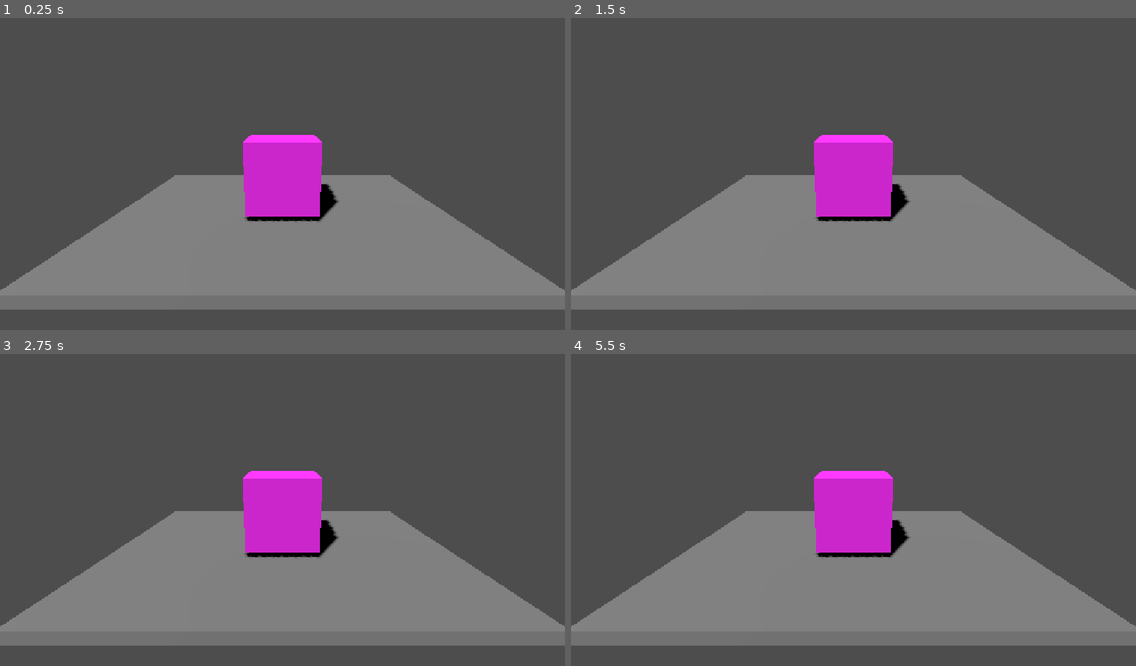
Above: before the commit, frames 1-4 (two rows, left to right).
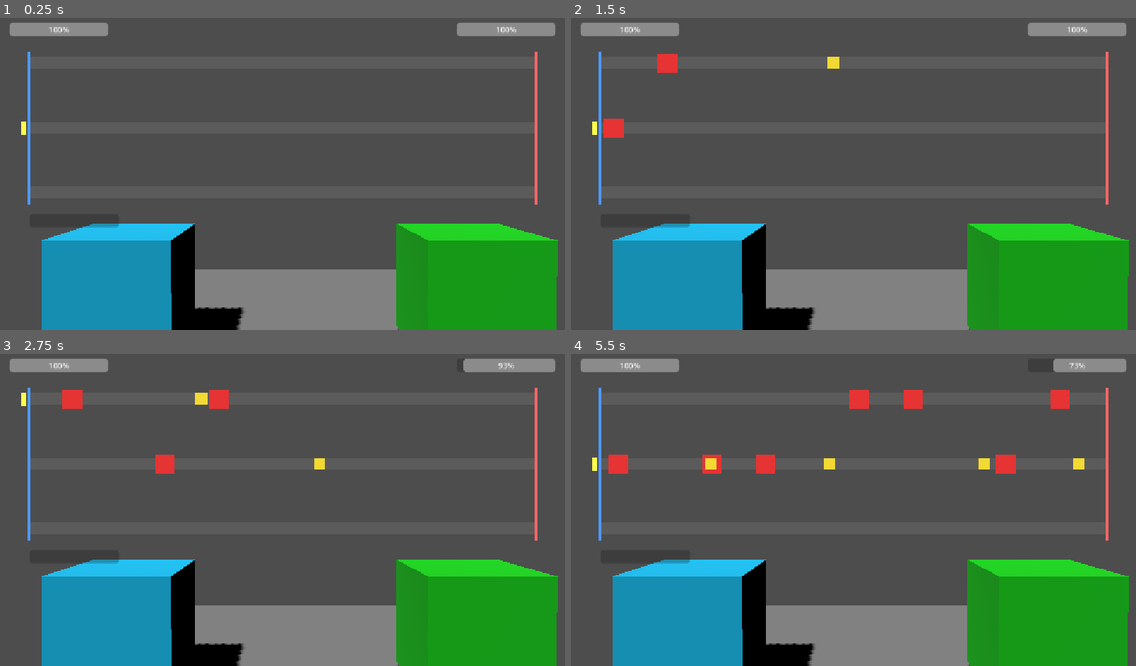
Above: after the commit, the same moments.

Repository: Raphael-Gregori/JamJam
Game: Godot game, scene res://main_scene.tscn
Same seed, same stepped clock (60 frames per second), same inputs: the game is played once before the commit and once after it.
Inputs:
- Up to frame 1 (0.25 s): no input
- Up to frame 2 (1.5 s): tap Enter at 0.5 s; hold W (lane_select_up, bound only after the commit) 0.53-1.28 s; hold Q (combat_action_fast, bound only after the commit) 0.53-1.28 s; tap E (combat_action_heavy, bound only after the commit) at 0.8, 1.35 s; hold S (lane_select_down, bound only after the commit) from 1.28 s (still down)
- Up to frame 3 (2.75 s): tap Q (combat_action_fast, bound only after the commit) at 1.55 s; release S (lane_select_down, bound only after the commit) at 2.03 s; hold W (lane_select_up, bound only after the commit) from 2.03 s (still down); hold Q (combat_action_fast, bound only after the commit) from 2.03 s (still down); tap E (combat_action_heavy, bound only after the commit) at 2.3 s
- Up to frame 4 (5.5 s): release Q (combat_action_fast, bound only after the commit) at 2.78 s; tap E (combat_action_heavy, bound only after the commit) at 2.85, 3.8, 4.35, 5.3 s; tap Q (combat_action_fast, bound only after the commit) at 3.05, 4.55 s; release W (lane_select_up, bound only after the commit) at 3.53 s; hold Q (combat_action_fast, bound only after the commit) 3.53-4.28 s; hold S (lane_select_down, bound only after the commit) from 3.53 s (still down); hold Q (combat_action_fast, bound only after the commit) from 5.03 s (still down)

The runs differ from the first frame. In frame 1, 39% of the frame differs, in the area x 0-100%, y 1-100%; in frame 2, 39%; in frame 3, 39%; in frame 4, 40%.

Commit message:
first draft of combat zone

Diff:
--- a/jamjam_godot_project/nouveau-projet-de-jeu/main_scene.tscn
+++ b/jamjam_godot_project/nouveau-projet-de-jeu/main_scene.tscn
@@ -1,4 +1,8 @@
 [gd_scene format=3 uid="uid://h6xo0ity208q"]
+
+[ext_resource type="Script" uid="uid://op13pqc7e7xr" path="res://p_1.gd" id="1_0f027"]
+[ext_resource type="Script" uid="uid://lmtheqghinio" path="res://p_2.gd" id="2_gyfs4"]
+[ext_resource type="Script" uid="uid://doj13ka3wtnq4" path="res://turn.gd" id="2_turn"]
 
 [sub_resource type="BoxMesh" id="BoxMesh_14and"]
 
@@ -7,16 +11,19 @@
 [sub_resource type="BoxMesh" id="BoxMesh_uj0um"]
 
 [sub_resource type="StandardMaterial3D" id="StandardMaterial3D_14and"]
-albedo_color = Color(1, 0.15686275, 1, 1)
+albedo_color = Color(6.545782e-06, 0.69915295, 0.88087183, 1)
 
 [sub_resource type="BoxShape3D" id="BoxShape3D_14and"]
+
+[sub_resource type="StandardMaterial3D" id="StandardMaterial3D_7jxi0"]
+albedo_color = Color(7.941574e-06, 0.75521064, 0.04102324, 1)
 
 [node name="Node3D" type="Node3D" unique_id=929869374]
 
 [node name="Camera3D" type="Camera3D" parent="." unique_id=937476976]
-transform = Transform3D(1, 0, 0, 0, 0.9690435, 0.24689001, 0, -0.24689001, 0.9690435, 0, 1.5973608, 3.7640293)
+transform = Transform3D(1, 0, 0, 0, 0.9998558, 0.016982391, 0, -0.016982391, 0.9998558, 0, 1.7345198, 5.4509287)
 current = true
-fov = 62.500168
+fov = 37.094563
 size = 2.99
 
 [node name="plane" type="MeshInstance3D" parent="." unique_id=1282009820]
@@ -29,14 +36,26 @@
 transform = Transform3D(1, 0, 0, 0, 1, 0, 0, 0, 0.99999994, 0, 0, 0)
 shape = SubResource("BoxShape3D_uj0um")
 
-[node name="MeshInstance3D" type="MeshInstance3D" parent="." unique_id=369839782]
-transform = Transform3D(1, 0, 0, 0, 1, 0, 0, 0, 1, 0, 0.6392977, 0)
+[node name="P1" type="MeshInstance3D" parent="." unique_id=369839782]
+transform = Transform3D(1, 0, 0, 0, 1, 0, 0, 0, 1, -1.3593531, 0.6392977, 1.306834)
 mesh = SubResource("BoxMesh_uj0um")
 surface_material_override/0 = SubResource("StandardMaterial3D_14and")
+script = ExtResource("1_0f027")
 
-[node name="StaticBody3D" type="StaticBody3D" parent="MeshInstance3D" unique_id=654527161]
+[node name="StaticBody3D" type="StaticBody3D" parent="P1" unique_id=654527161]
 
-[node name="CollisionShape3D" type="CollisionShape3D" parent="MeshInstance3D/StaticBody3D" unique_id=1870304383]
+[node name="CollisionShape3D" type="CollisionShape3D" parent="P1/StaticBody3D" unique_id=1870304383]
+shape = SubResource("BoxShape3D_14and")
+
+[node name="P2" type="MeshInstance3D" parent="." unique_id=1008269717]
+transform = Transform3D(1, 0, 0, 0, 1, 0, 0, 0, 1, 1.6215904, 0.6392977, 1.306834)
+mesh = SubResource("BoxMesh_uj0um")
+surface_material_override/0 = SubResource("StandardMaterial3D_7jxi0")
+script = ExtResource("2_gyfs4")
+
+[node name="StaticBody3D" type="StaticBody3D" parent="P2" unique_id=1093758040]
+
+[node name="CollisionShape3D" type="CollisionShape3D" parent="P2/StaticBody3D" unique_id=1032953825]
 shape = SubResource("BoxShape3D_14and")
 
 [node name="WorldEnvironment" type="WorldEnvironment" parent="." unique_id=741576923]
@@ -44,3 +63,116 @@
 [node name="DirectionalLight3D" type="DirectionalLight3D" parent="WorldEnvironment" unique_id=1996916273]
 transform = Transform3D(0.87867177, 0.35946983, -0.31419322, 0, 0.65809774, 0.7529325, 0.47742638, -0.6615805, 0.5782519, -4.76976, 1.5456545, 1.4126562)
 shadow_enabled = true
+
+[node name="CombatHUD" type="CanvasLayer" parent="." unique_id=2001000001]
+
+[node name="Root" type="Control" parent="CombatHUD" unique_id=2001000002]
+layout_mode = 3
+anchors_preset = 15
+anchor_right = 1.0
+anchor_bottom = 1.0
+grow_horizontal = 2
+grow_vertical = 2
+mouse_filter = 2
+script = ExtResource("2_turn")
+
+[node name="Lane0" type="ColorRect" parent="CombatHUD/Root" unique_id=2001000006]
+layout_mode = 0
+offset_left = 60.0
+offset_top = 90.384
+offset_right = 1092.0
+offset_bottom = 114.384
+mouse_filter = 2
+color = Color(1, 1, 1, 0.08)
+
+[node name="Lane1" type="ColorRect" parent="CombatHUD/Root" unique_id=2001000007]
+layout_mode = 0
+offset_left = 60.0
+offset_top = 222.576
+offset_right = 1092.0
+offset_bottom = 246.576
+mouse_filter = 2
+color = Color(1, 1, 1, 0.08)
+
+[node name="Lane2" type="ColorRect" parent="CombatHUD/Root" unique_id=2001000008]
+layout_mode = 0
+offset_left = 60.0
+offset_top = 354.768
+offset_right = 1092.0
+offset_bottom = 378.768
+mouse_filter = 2
+color = Color(1, 1, 1, 0.08)
+
+[node name="PlayerHitbox" type="ColorRect" parent="CombatHUD/Root" unique_id=2001000009]
+layout_mode = 0
+offset_left = 56.0
+offset_top = 78.384
+offset_right = 62.0
+offset_bottom = 390.768
+mouse_filter = 2
+color = Color(0.3, 0.6, 1, 1)
+
+[node name="EnemyHitbox" type="ColorRect" parent="CombatHUD/Root" unique_id=2001000010]
+layout_mode = 0
+offset_left = 1090.0
+offset_top = 78.384
+offset_right = 1096.0
+offset_bottom = 390.768
+mouse_filter = 2
+color = Color(1, 0.4, 0.4, 1)
+
+[node name="LaneSelector" type="ColorRect" parent="CombatHUD/Root" unique_id=2001000011]
+layout_mode = 0
+offset_left = 44.0
+offset_top = 220.576
+offset_right = 54.0
+offset_bottom = 248.576
+mouse_filter = 2
+color = Color(1, 1, 0.3, 1)
+
+[node name="ActionsLayer" type="Control" parent="CombatHUD/Root" unique_id=2001000012]
+layout_mode = 1
+anchors_preset = 15
+anchor_right = 1.0
+anchor_bottom = 1.0
+grow_horizontal = 2
+grow_vertical = 2
+mouse_filter = 2
+
+[node name="PlayerHPBar" type="ProgressBar" parent="CombatHUD/Root" unique_id=2001000003]
+layout_mode = 0
+offset_left = 20.0
+offset_top = 20.0
+offset_right = 220.0
+offset_bottom = 44.0
+
+[node name="EnemyHPBar" type="ProgressBar" parent="CombatHUD/Root" unique_id=2001000004]
+layout_mode = 0
+anchor_left = 1.0
+anchor_right = 1.0
+offset_left = -220.0
+offset_top = 20.0
+offset_right = -20.0
+offset_bottom = 44.0
+fill_mode = 1
+
+[node name="ResultLabel" type="Label" parent="CombatHUD/Root" unique_id=2001000005]
+visible = false
+layout_mode = 0
+anchor_left = 0.5
+anchor_top = 0.5
+anchor_right = 0.5
+anchor_bottom = 0.5
+offset_left = -100.0
+offset_top = -20.0
+offset_right = 100.0
+offset_bottom = 20.0
+horizontal_alignment = 1
+
+[node name="P1_ATK_Regen" type="ProgressBar" parent="CombatHUD/Root" unique_id=1595534037]
+layout_mode = 0
+offset_left = 60.0
+offset_top = 411.0
+offset_right = 243.144
+offset_bottom = 438.0
+show_percentage = false
--- /dev/null
+++ b/jamjam_godot_project/nouveau-projet-de-jeu/p_1.gd
@@ -0,0 +1,35 @@
+extends MeshInstance3D
+
+
+### HP of the player.
+@export var _HP_MAX = 15
+@export var _CURRENT_HP=15
+@export var _START_HP = 15
+
+### Force that will be used to damage
+@export var _FORCE = 1
+
+### Agility of the player.
+@export var _AGILITY = 1
+@export var _REGEN_DODGE = 0.5
+
+### Speed of the player.
+@export var _SPEED = 1
+@export var _REGEN_ATK = 0.5
+
+
+# Called when the node enters the scene tree for the first time.
+func _ready() -> void:
+	_CURRENT_HP = _HP_MAX
+
+
+# Called every frame. 'delta' is the elapsed time since the previous frame.
+func _process(delta: float) -> void:
+	pass
+
+
+func _take_damage(damage: float):
+	if damage > 0:
+		_CURRENT_HP -= damage
+		if _CURRENT_HP <= 0:
+			print ("You Died ! ")
--- /dev/null
+++ b/jamjam_godot_project/nouveau-projet-de-jeu/p_2.gd
@@ -0,0 +1,34 @@
+extends MeshInstance3D
+
+
+### HP of the player.
+@export var _HP_MAX = 15
+@export var _CURRENT_HP = 15
+@export var _START_HP = 15
+
+### Force that will be used to damage
+@export var _FORCE = 1
+
+### Agility of the player.
+@export var _AGILITY = 1
+@export var _REGEN_DODGE = 0.5
+
+### Speed of the player.
+@export var _SPEED = 1
+@export var _REGEN_ATK = 0.5
+
+
+# Called when the node enters the scene tree for the first time.
+func _ready() -> void:
+	_CURRENT_HP = _HP_MAX
+
+
+# Called every frame. 'delta' is the elapsed time since the previous frame.
+func _process(delta: float) -> void:
+	pass
+
+func _take_damage(damage: float):
+	if damage > 0:
+		_CURRENT_HP -= damage
+		if _CURRENT_HP <= 0:
+			print ("It Died ! ")
--- a/jamjam_godot_project/nouveau-projet-de-jeu/project.godot
+++ b/jamjam_godot_project/nouveau-projet-de-jeu/project.godot
@@ -20,6 +20,29 @@
 window/stretch/mode="canvas_items"
 window/stretch/aspect="expand"
 
+[input]
+
+lane_select_up={
+"deadzone": 0.5,
+"events": [Object(InputEventKey,"resource_local_to_scene":false,"resource_name":"","device":-1,"window_id":0,"alt_pressed":false,"shift_pressed":false,"ctrl_pressed":false,"meta_pressed":false,"pressed":false,"keycode":0,"physical_keycode":87,"key_label":0,"unicode":0,"location":0,"echo":false,"script":null)
+]
+}
+lane_select_down={
+"deadzone": 0.5,
+"events": [Object(InputEventKey,"resource_local_to_scene":false,"resource_name":"","device":-1,"window_id":0,"alt_pressed":false,"shift_pressed":false,"ctrl_pressed":false,"meta_pressed":false,"pressed":false,"keycode":0,"physical_keycode":83,"key_label":0,"unicode":0,"location":0,"echo":false,"script":null)
+]
+}
+combat_action_fast={
+"deadzone": 0.5,
+"events": [Object(InputEventKey,"resource_local_to_scene":false,"resource_name":"","device":-1,"window_id":0,"alt_pressed":false,"shift_pressed":false,"ctrl_pressed":false,"meta_pressed":false,"pressed":false,"keycode":0,"physical_keycode":81,"key_label":0,"unicode":97,"location":0,"echo":false,"script":null)
+]
+}
+combat_action_heavy={
+"deadzone": 0.5,
+"events": [Object(InputEventKey,"resource_local_to_scene":false,"resource_name":"","device":-1,"window_id":0,"alt_pressed":false,"shift_pressed":false,"ctrl_pressed":false,"meta_pressed":false,"pressed":false,"keycode":0,"physical_keycode":69,"key_label":0,"unicode":101,"location":0,"echo":false,"script":null)
+]
+}
+
 [physics]
 
 3d/physics_engine="Jolt Physics"
--- a/jamjam_godot_project/nouveau-projet-de-jeu/turn.gd
+++ b/jamjam_godot_project/nouveau-projet-de-jeu/turn.gd
@@ -1,11 +1,252 @@
-extends Node
-
-
-# Called when the node enters the scene tree for the first time.
+extends Control
+
+## 3-lane combat prototype: player actions scroll left->right, enemy actions
+## scroll right->left, and hitting the opposite edge resolves damage.
+## All logic lives in this single script, but the visuals (lanes, hitbox
+## markers, selector, HP bars, spawned actions) are real Control nodes in
+## the scene tree, positioned/tinted by this script rather than hand-drawn.
+
+# Data for each spawnable action. Add more entries here to add new action
+# types without touching any other logic.
+
+# TODO : Rewire the spped and damage to the script p1 and p2
+const ACTION_TYPES := {
+	"fast": {
+		"name": "Fast Strike",
+		"speed": 500.0,
+		"damage": 1,
+		"color": Color(0.95, 0.85, 0.2),
+		"radius": 12.0,
+	},
+	"heavy": {
+		"name": "Heavy Strike",
+		"speed": 200.0,
+		"damage": 2,
+		"color": Color(0.9, 0.2, 0.2),
+		"radius": 20.0,
+	},
+}
+
+# --- Tunables (editable from the Inspector) ---
+@export var enemy_spawn_interval := 5
+@export var lane_count := 3
+### horizontal gap between the screen edge and the hitbox zones
+@export var lane_margin := 60.0
+### thickness of each lane row / hitbox marker
+@export var lane_height := 24.0
+@export var lane_area_top_ratio := 0.158 ### lane rows occupy this vertical band of the viewport...
+@export var lane_area_bottom_ratio := 0.566 ### ...from top_ratio to bottom_ratio (0 = top, 1 = bottom)
+
+### The 3D unit stat blocks this combat overlay reports damage to - repoint
+### these in the Inspector if P1/P2 ever move elsewhere in the tree. Resolved
+### to actual node references in _ready(); HP is read/written on them
+### directly, never mirrored into a local variable.
+@export var player_unit_path: NodePath = NodePath("../../P1")
+@export var enemy_unit_path: NodePath = NodePath("../../P2")
+var player_unit: MeshInstance3D
+var enemy_unit: MeshInstance3D
+
+# Lane visuals authored directly in main_scene.tscn (under CombatHUD/Root) -
+# this script only repositions/resizes/tints them, their base color/style is
+# whatever's set on the node in the editor.
+@onready var lane_rects: Array[ColorRect] = [$Lane0, $Lane1, $Lane2]
+@onready var lane_selector: ColorRect = $LaneSelector
+@onready var player_hitbox: ColorRect = $PlayerHitbox
+@onready var enemy_hitbox: ColorRect = $EnemyHitbox
+@onready var actions_layer: Control = $ActionsLayer
+@onready var player_hp_bar: ProgressBar = $PlayerHPBar
+@onready var enemy_hp_bar: ProgressBar = $EnemyHPBar
+@onready var result_label: Label = $ResultLabel
+
+# Y position of each lane, computed once in _ready() from the viewport size.
+var lane_ys: Array[float] = []
+# X thresholds: player actions resolve at right_edge_x, enemy actions at left_edge_x.
+var left_edge_x := 0.0
+var right_edge_x := 0.0
+
+var selected_lane := 1
+var combat_active := true
+
+# Actions currently scrolling: {lane, side, type, x, node}. "node" is the
+# actual ColorRect representing this action on screen; "x" is its logical
+# center position, kept separately since the node is positioned top-left.
+var actions: Array[Dictionary] = []
+var spawn_elapsed := 0.0
+# Countdown timers driving the brief flash on a hitbox marker when it's hit.
+var player_flash_t := 0.0
+var enemy_flash_t := 0.0
+
+
 func _ready() -> void:
-	pass # Replace with function body.
-
-
-# Called every frame. 'delta' is the elapsed time since the previous frame.
+	player_unit = get_node(player_unit_path)
+	enemy_unit = get_node(enemy_unit_path)
+
+	# Lay out the 3 lanes and the two edge thresholds from the current viewport size,
+	# then push those positions/sizes onto the actual lane/hitbox nodes.
+	var viewport_size := get_viewport_rect().size
+	left_edge_x = lane_margin
+	right_edge_x = viewport_size.x - lane_margin
+
+	lane_ys.clear()
+	var top := viewport_size.y * lane_area_top_ratio
+	var bottom := viewport_size.y * lane_area_bottom_ratio
+	for i in lane_count:
+		var t := float(i) / float(max(lane_count - 1, 1))
+		lane_ys.append(lerp(top, bottom, t))
+
+	for i in lane_count:
+		lane_rects[i].position = Vector2(left_edge_x, lane_ys[i] - lane_height * 0.5)
+		lane_rects[i].size = Vector2(right_edge_x - left_edge_x, lane_height)
+
+	var edge_top: float = lane_ys[0] - lane_height
+	var edge_bottom: float = lane_ys[lane_count - 1] + lane_height
+	player_hitbox.position = Vector2(left_edge_x - 4.0, edge_top)
+	player_hitbox.size = Vector2(6.0, edge_bottom - edge_top)
+	enemy_hitbox.position = Vector2(right_edge_x - 2.0, edge_top)
+	enemy_hitbox.size = Vector2(6.0, edge_bottom - edge_top)
+
+	_update_lane_selector_position()
+	_update_lane_highlight()
+
+	# p_1.gd/p_2.gd already reset _CURRENT_HP to _HP_MAX in their own _ready();
+	# P1/P2 are earlier siblings of CombatHUD so theirs has already run by now.
+	player_hp_bar.max_value = player_unit._HP_MAX
+	enemy_hp_bar.max_value = enemy_unit._HP_MAX
+	player_hp_bar.value = player_unit._CURRENT_HP
+	enemy_hp_bar.value = enemy_unit._CURRENT_HP
+	result_label.visible = false
+
+
+# Select-lane-then-confirm input scheme: W/S move the lane selector,
+# J/K spawn a Fast/Heavy Strike on whichever lane is currently selected.
+func _unhandled_input(event: InputEvent) -> void:
+	if not combat_active:
+		return
+	if event.is_action_pressed("lane_select_up"):
+		_select_lane(-1)
+	elif event.is_action_pressed("lane_select_down"):
+		_select_lane(1)
+	elif event.is_action_pressed("combat_action_fast"):
+		_spawn_action(selected_lane, "player", "fast")
+	elif event.is_action_pressed("combat_action_heavy"):
+		_spawn_action(selected_lane, "player", "heavy")
+
+
+func _select_lane(delta: int) -> void:
+	# wrapi loops the selection back around instead of stopping at lane 0/2.
+	selected_lane = wrapi(selected_lane + delta, 0, lane_count)
+	_update_lane_selector_position()
+	_update_lane_highlight()
+
+
+func _update_lane_selector_position() -> void:
+	var y: float = lane_ys[selected_lane]
+	lane_selector.position = Vector2(left_edge_x - 16.0, y - lane_selector.size.y * 0.5)
+
+
+# Brightens the selected lane's row via modulate, leaving its authored base
+# color (set in the editor) untouched.
+func _update_lane_highlight() -> void:
+	for i in lane_count:
+		lane_rects[i].modulate = Color(1.6, 1.6, 1.6) if i == selected_lane else Color(1, 1, 1)
+
+
+# Creates the on-screen ColorRect for one action and registers its tracking data.
+func _spawn_action(lane: int, side: String, type_key: String) -> void:
+	var type: Dictionary = ACTION_TYPES[type_key]
+	var d: float = type["radius"] * 2.0
+
+	var node := ColorRect.new()
+	node.size = Vector2(d, d)
+	node.color = type["color"]
+	node.mouse_filter = Control.MOUSE_FILTER_IGNORE
+	actions_layer.add_child(node)
+
+	var a := {
+		"lane": lane,
+		"side": side,
+		"type": type,
+		"x": left_edge_x if side == "player" else right_edge_x,
+		"node": node,
+	}
+	_update_action_node_position(a)
+	actions.append(a)
+
+
+func _update_action_node_position(a: Dictionary) -> void:
+	var node: ColorRect = a["node"]
+	var d: float = node.size.x
+	node.position = Vector2(a["x"] - d * 0.5, lane_ys[a["lane"]] - d * 0.5)
+
+
 func _process(delta: float) -> void:
-	pass
+	if combat_active:
+		_update_enemy_spawner(delta)
+		_update_actions(delta)
+		player_flash_t = max(player_flash_t - delta, 0.0)
+		enemy_flash_t = max(enemy_flash_t - delta, 0.0)
+	# Multiplies the authored hitbox color towards white while its flash timer is active.
+	player_hitbox.modulate = Color(1, 1, 1).lerp(Color(2.5, 2.5, 2.5), player_flash_t / 0.15)
+	enemy_hitbox.modulate = Color(1, 1, 1).lerp(Color(2.5, 2.5, 2.5), enemy_flash_t / 0.15)
+
+
+# Simple fixed-interval enemy AI: every enemy_spawn_interval seconds, spawn a
+# random action type on a random lane, starting from the right edge.
+func _update_enemy_spawner(delta: float) -> void:
+	spawn_elapsed += delta
+	if spawn_elapsed < enemy_spawn_interval:
+		return
+	spawn_elapsed = 0.0
+	var lane := randi() % lane_count
+	var type_key: String = ["fast", "heavy"][randi() % 2]
+	_spawn_action(lane, "enemy", type_key)
+
+
+# Moves every action and resolves hits by comparing x against a fixed edge
+# threshold - no collision/physics needed since same-lane actions never
+# interact with each other, only with their own opposite edge.
+func _update_actions(delta: float) -> void:
+	var i := actions.size() - 1
+	while i >= 0:
+		var a: Dictionary = actions[i]
+		var speed: float = a["type"]["speed"]
+		if a["side"] == "player":
+			a["x"] += speed * delta
+		else:
+			a["x"] -= speed * delta
+		_update_action_node_position(a)
+
+		var hit: bool = (a["side"] == "player" and a["x"] >= right_edge_x) \
+			or (a["side"] == "enemy" and a["x"] <= left_edge_x)
+		if hit:
+			_resolve_hit(a)
+			a["node"].queue_free()
+			actions.remove_at(i)
+		i -= 1
+
+
+# Applies damage via the unit's own _take_damage() and triggers the hitbox
+# flash. Player actions damage the enemy (reached the right/enemy edge) and
+# vice versa. HP bars read back from the unit after damage so they never
+# drift from the stat block that actually owns the value.
+func _resolve_hit(a: Dictionary) -> void:
+	var damage: int = a["type"]["damage"]
+	if a["side"] == "player":
+		enemy_unit._take_damage(damage)
+		enemy_hp_bar.value = enemy_unit._CURRENT_HP
+		enemy_flash_t = 0.15
+		if enemy_unit._CURRENT_HP <= 0:
+			_end_combat("It died")
+	else:
+		player_unit._take_damage(damage)
+		player_hp_bar.value = player_unit._CURRENT_HP
+		player_flash_t = 0.15
+		if player_unit._CURRENT_HP <= 0:
+			_end_combat("Defeat... t'es nuuuuuuuul")
+
+
+func _end_combat(text: String) -> void:
+	# Freezes input/spawning (via combat_active) and shows the result.
+	combat_active = false
+	result_label.text = text
+	result_label.visible = true
Not shown, added: jamjam_godot_project/nouveau-projet-de-jeu/p_1.gd.uid
Not shown, added: jamjam_godot_project/nouveau-projet-de-jeu/p_2.gd.uid
